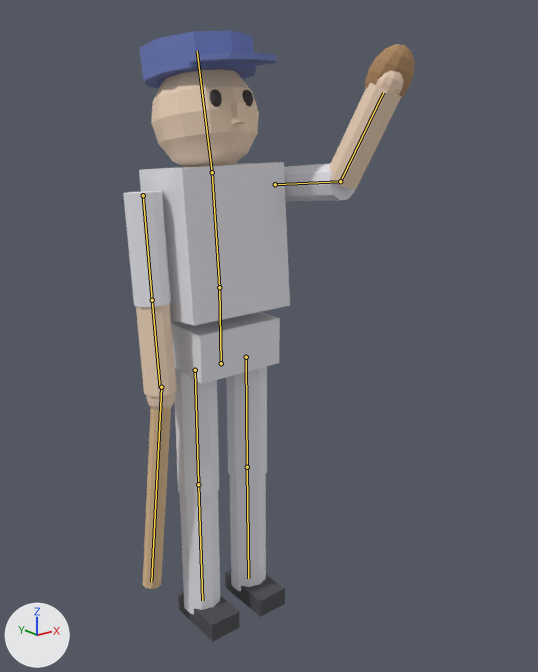
One commit to the Blender file assets-src/player.blend: the scene before it, then after it.
One viewpoint serves both versions: a 50 mm camera at (-1.294, -1.861, 1.7) aimed at (0.109, -0.107, 0.998). The lights are fixed; the arrows at lower left show +X, +Y and +Z. The first picture is the older version. Both versions are drawn at frame 21 of the action 'FistPump'; the numbers are the values there. The bones that bend it are drawn over the model as lines.

Objects in the first picture: 'PlayerBody'.
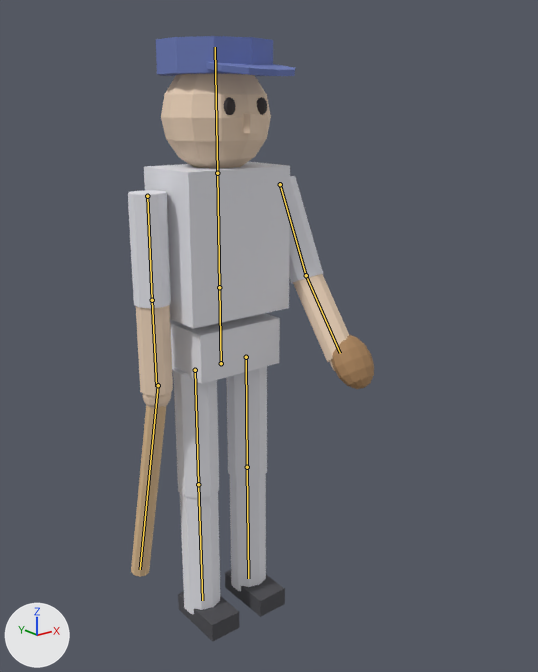
What differs and where, as boxes (x1, y1, x2, y2) in the pictures (538 x 672 px):
```json
{"object": "PlayerBody", "change": "posed", "before": [123, 30, 415, 641], "after": [128, 36, 374, 641], "on screen": "16% narrower"}
{"bone": "Spine", "before": "(219, 287) to (212, 172)", "after": "(219, 287) to (217, 173)"}
{"bone": "Head", "before": "(212, 172) to (197, 51)", "after": "(217, 173) to (215, 47)"}
{"bone": "UpperArm.L", "before": "(275, 184) to (340, 181)", "after": "(280, 184) to (306, 275)"}
{"bone": "LowerArm.L", "before": "(340, 181) to (383, 92)", "after": "(306, 275) to (340, 353)"}
```

The change, as JSON lines over the scene's bpy script:
```json
{"block": "bone_spine", "where": "bone_spine = bpy.data.objects['PlayerRig'].pose.bones['Spine']  # child of 'Hips'"}
{"op": "set", "path": "bone_spine.rotation_euler", "old": "(-0.0873, 0.0, 0.0)", "new": "(0.0, 0.0, 0.0)", "note": "degrees (-5, 0, 0) -> degrees (0, 0, 0)"}
{"block": "bone_head", "where": "bone_head = bpy.data.objects['PlayerRig'].pose.bones['Head']  # child of 'Spine'"}
{"op": "set", "path": "bone_head.rotation_euler", "old": "(-0.105, 0.0, 0.0)", "new": "(0.0, 0.0, 0.0)", "note": "degrees (-6, 0, 0) -> degrees (0, 0, 0)"}
{"block": "bone_upperarm_l", "where": "bone_upperarm_l = bpy.data.objects['PlayerRig'].pose.bones['UpperArm.L']  # child of 'Spine'"}
{"op": "set", "path": "bone_upperarm_l.rotation_euler", "old": "(-1.606, 0.0, 0.244)", "new": "(-0.401, 0.0, -0.0524)", "note": "degrees (-92, 0, 14) -> degrees (-23, 0, -3)"}
{"block": "bone_lowerarm_l", "where": "bone_lowerarm_l = bpy.data.objects['PlayerRig'].pose.bones['LowerArm.L']  # child of 'UpperArm.L'"}
{"op": "set", "path": "bone_lowerarm_l.rotation_euler", "old": "(-1.1, 0.0, 0.0)", "new": "(-0.192, 0.0, 0.0)", "note": "degrees (-63, 0, 0) -> degrees (-11, 0, 0)"}
```
